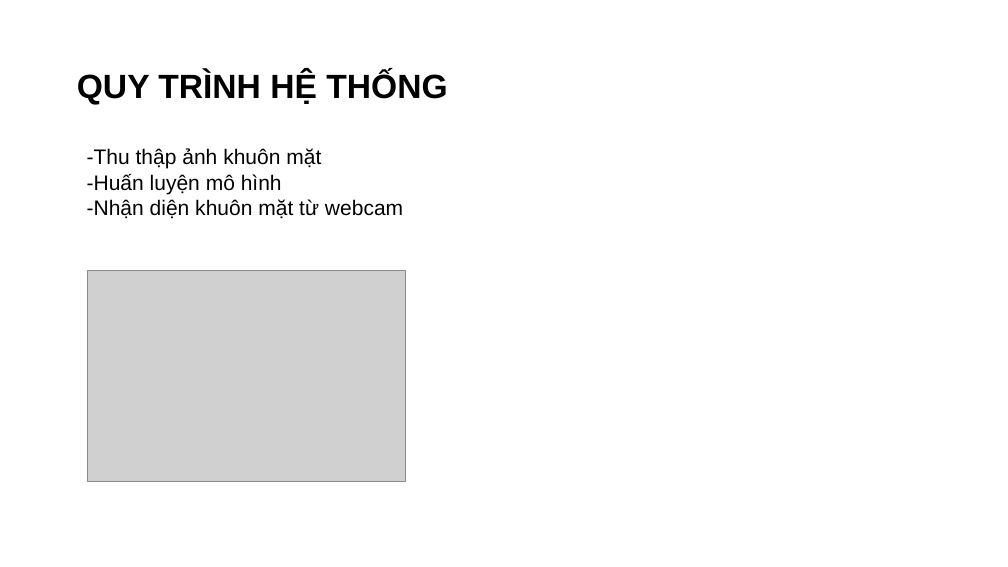
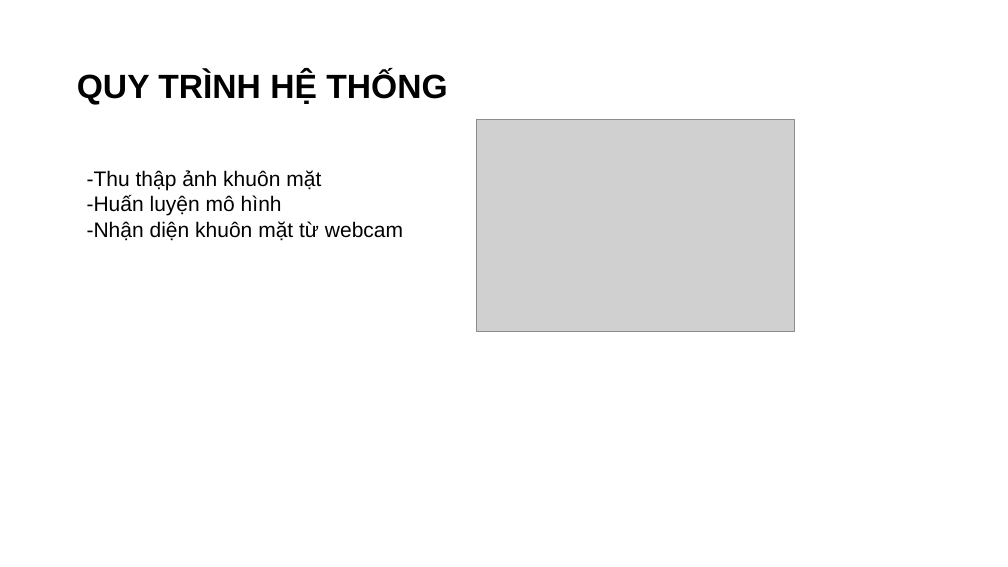
Before and after one commit to truongthanhbao310-source/csn-da23ttb-truongthanhbao-OpenCV-python, a slide deck: slide 11 of cosonganh.pptx. Drawn at 1008x567 pixels with LibreOffice and Linux fonts; fonts in the diff are those of the drawing; grey boxes stand for pictures. Boxes give left, top, right and bottom in pixels: in the first picture for what was removed or moved away, otherwise in the second. Text is boxed around its words. In the diff, an @@ line names an element or a change of style, - is before the commit and + after.

```diff
--- a/cosonganh.pptx
+++ b/cosonganh.pptx
@@ picture: place and size @@
-picture at box(87, 270, 405, 482)
+picture at box(476, 119, 795, 331)
@@ text "-Thu thập ảnh khuôn mặt": place and size @@
-text "-Thu thập ảnh khuôn mặt" at box(87, 148, 403, 219)
+text "-Thu thập ảnh khuôn mặt" at box(87, 170, 403, 241)
```
Also in this commit, not shown: 1 other slide changed, 1 slide added.
